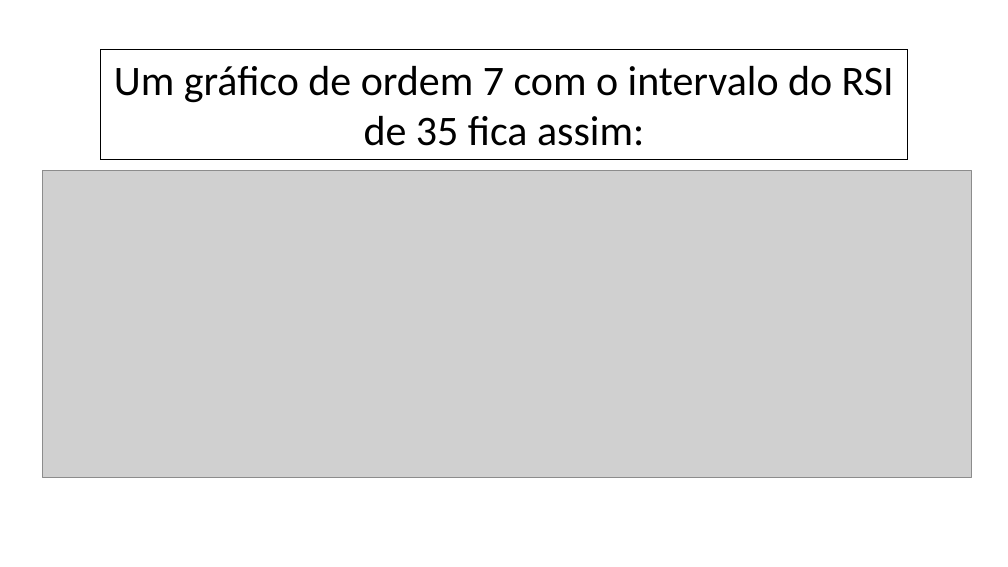
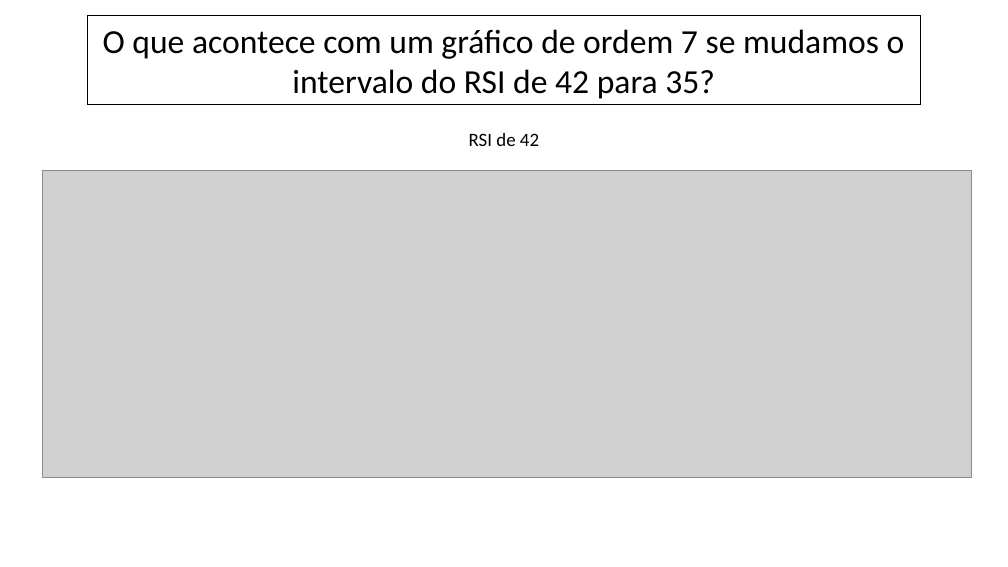
Before and after one commit to fabiomcdc/Projeto_Linhas_de_Tendencia_RSI, a slide deck: slide 23 of planilhas e ppts/PPT_linhas_de_tendencias.pptx (slide 14 before the commit). Drawn at 1008x567 pixels with LibreOffice and Linux fonts; fonts in the diff are those of the drawing; grey boxes stand for pictures. Boxes give left, top, right and bottom in pixels: in the first picture for what was removed or moved away, otherwise in the second. Text is boxed around its words. In the diff, an @@ line names an element or a change of style, - is before the commit and + after.

```diff
--- a/planilhas e ppts/PPT_linhas_de_tendencias.pptx
+++ b/planilhas e ppts/PPT_linhas_de_tendencias.pptx
@@ rectangle "O que acontece com um ...": place and size @@
-rectangle "O que acontece com um ..." at (101, 50, 907, 160)
+rectangle "O que acontece com um ..." at (87, 16, 920, 105)
@@ text in rectangle at (103, 29, 905, 99): text changed; size 40 to 32 pt @@
-Um gráfico de ordem 7 com o intervalo do RSI de 35 fica assim:
+O que acontece com um gráfico de ordem 7 se mudamos o intervalo do RSI de 42 para 35?
@@ text added at (469, 133, 539, 146), 18 pt, text #000000 @@
+RSI de 42
```
Also in this commit, not shown: 14 other slides changed, 15 slides added, 42 other files.
